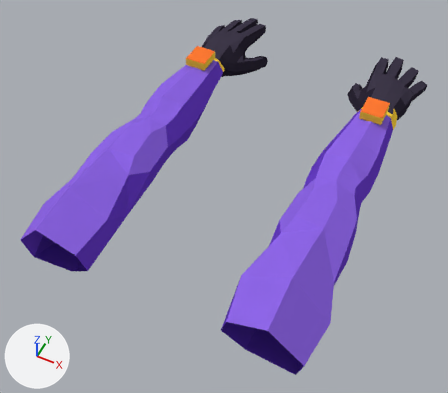
The Blender file assets-src/blender/arms-psx.blend as it was, and as the next commit left it.
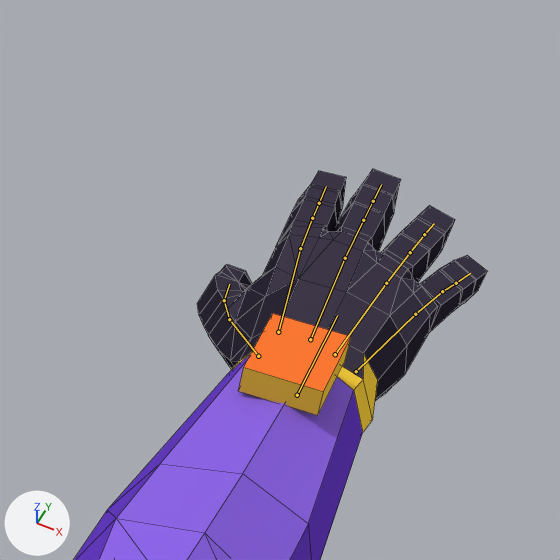
Old and new are each drawn whole from a 50 mm lens placed at (0.332, -0.534, 0.503), pointed at (-0.015, 0.159, -0.363) and again close up on the part from 65% to 100% of the width and 3% to 42% of the height. The lights are fixed; the arrows at lower left show +X, +Y and +Z. The older version's two pictures come first. The bones that change, and the others that lie on the model, are drawn over the model as lines in the close-ups. The close-ups show mesh edges as thin lines.

The first close-up shows 'ArmsMesh'.
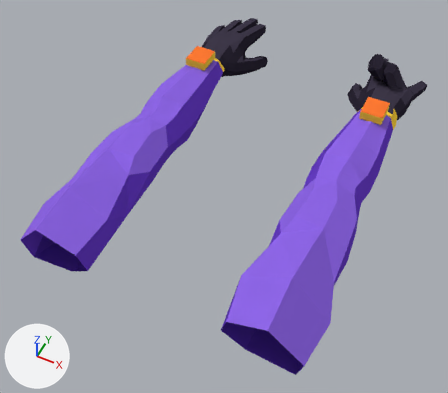
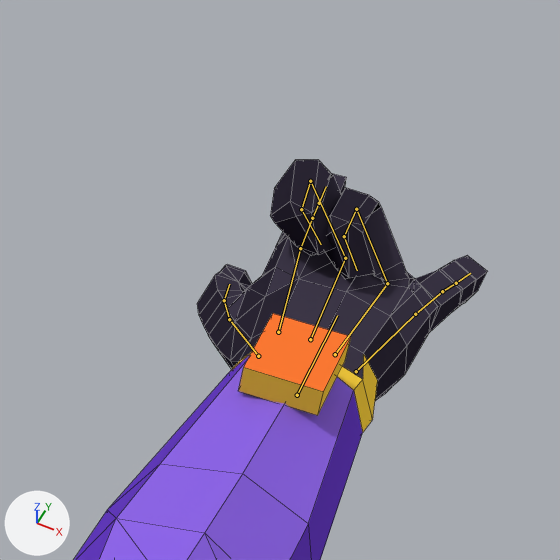
The newer file adds an action. The first version stands in its rest pose; the second is drawn at frame 1 of the action 'thwip_R'.

The change, as JSON lines over the scene's bpy script:
```json
{"block": "bone_middle_01_r", "where": "bone_middle_01_r = bpy.data.objects['Arms'].pose.bones['middle_01_R']  # child of 'palm_02_R'"}
{"op": "set", "path": "bone_middle_01_r.rotation_quaternion", "old": "(1.0, 0.0, 0.0, 0.0)", "new": "(0.673, 0.74, 0.0, 0.0)", "note": "degrees (0, 0, 0) -> degrees (95, 0, 0)"}
{"block": "bone_middle_02_r", "where": "bone_middle_02_r = bpy.data.objects['Arms'].pose.bones['middle_02_R']  # child of 'middle_01_R'"}
{"op": "set", "path": "bone_middle_02_r.rotation_quaternion", "old": "(1.0, 0.0, 0.0, 0.0)", "new": "(0.673, 0.74, 0.0, 0.0)", "note": "degrees (0, 0, 0) -> degrees (95, 0, 0)"}
{"block": "bone_middle_03_r", "where": "bone_middle_03_r = bpy.data.objects['Arms'].pose.bones['middle_03_R']  # child of 'middle_02_R'"}
{"op": "set", "path": "bone_middle_03_r.rotation_quaternion", "old": "(1.0, 0.0, 0.0, 0.0)", "new": "(0.673, 0.74, 0.0, 0.0)", "note": "degrees (0, 0, 0) -> degrees (95, 0, 0)"}
{"block": "bone_ring_01_r", "where": "bone_ring_01_r = bpy.data.objects['Arms'].pose.bones['ring_01_R']  # child of 'palm_03_R'"}
{"op": "set", "path": "bone_ring_01_r.rotation_quaternion", "old": "(1.0, 0.0, 0.0, 0.0)", "new": "(0.673, 0.74, 0.0, 0.0)", "note": "degrees (0, 0, 0) -> degrees (95, 0, 0)"}
{"block": "bone_ring_02_r", "where": "bone_ring_02_r = bpy.data.objects['Arms'].pose.bones['ring_02_R']  # child of 'ring_01_R'"}
{"op": "set", "path": "bone_ring_02_r.rotation_quaternion", "old": "(1.0, 0.0, 0.0, 0.0)", "new": "(0.673, 0.74, 0.0, 0.0)", "note": "degrees (0, 0, 0) -> degrees (95, 0, 0)"}
{"block": "bone_ring_03_r", "where": "bone_ring_03_r = bpy.data.objects['Arms'].pose.bones['ring_03_R']  # child of 'ring_02_R'"}
{"op": "set", "path": "bone_ring_03_r.rotation_quaternion", "old": "(1.0, 0.0, 0.0, 0.0)", "new": "(0.673, 0.74, 0.0, 0.0)", "note": "degrees (0, 0, 0) -> degrees (95, 0, 0)"}
```

Boxes (x1, y1, x2, y2) around the edits, measured in the close-ups (560 x 560 px):
```json
{"object": "ArmsMesh", "change": "posed", "before": [74, 169, 487, 560], "after": [74, 160, 487, 560]}
{"bone": "middle_01_R", "before": "(345, 258) to (363, 220)", "after": "(345, 258) to (310, 181)"}
{"bone": "middle_02_R", "before": "(363, 220) to (373, 201)", "after": "(310, 181) to (301, 209)"}
{"bone": "middle_03_R", "before": "(373, 201) to (381, 184)", "after": "(301, 209) to (321, 244)"}
{"bone": "ring_01_R", "before": "(386, 283) to (410, 252)", "after": "(387, 283) to (356, 209)"}
{"bone": "ring_02_R", "before": "(410, 252) to (424, 234)", "after": "(356, 209) to (344, 236)"}
{"bone": "ring_03_R", "before": "(424, 234) to (434, 223)", "after": "(344, 236) to (357, 270)"}
```
